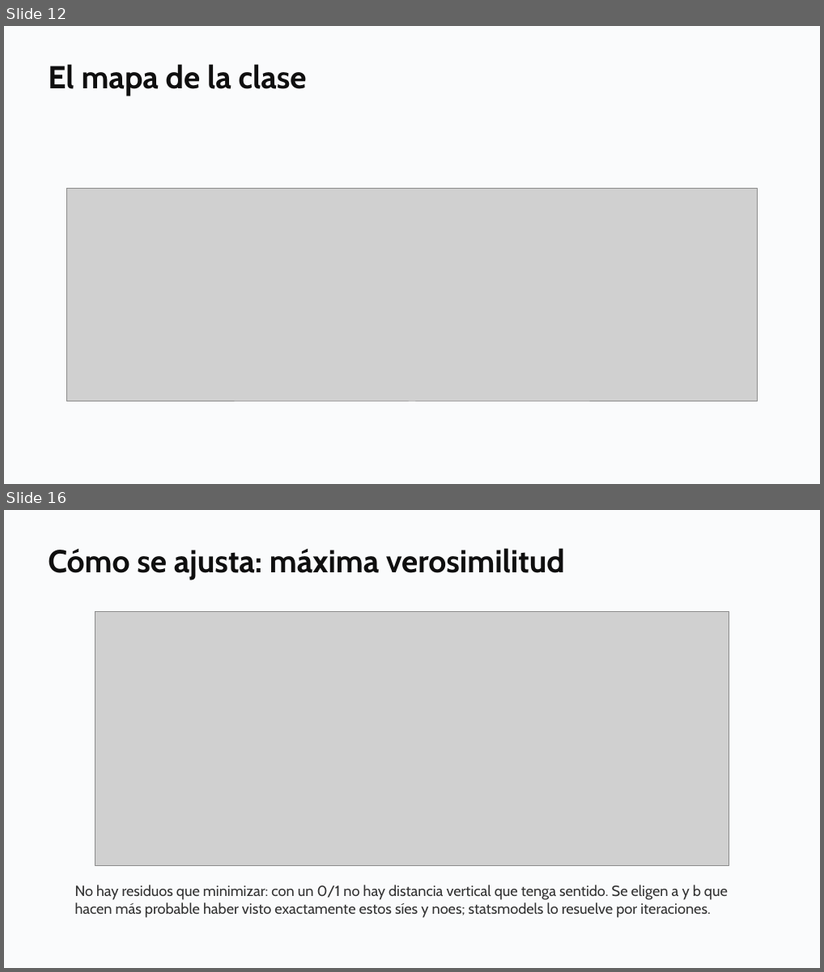
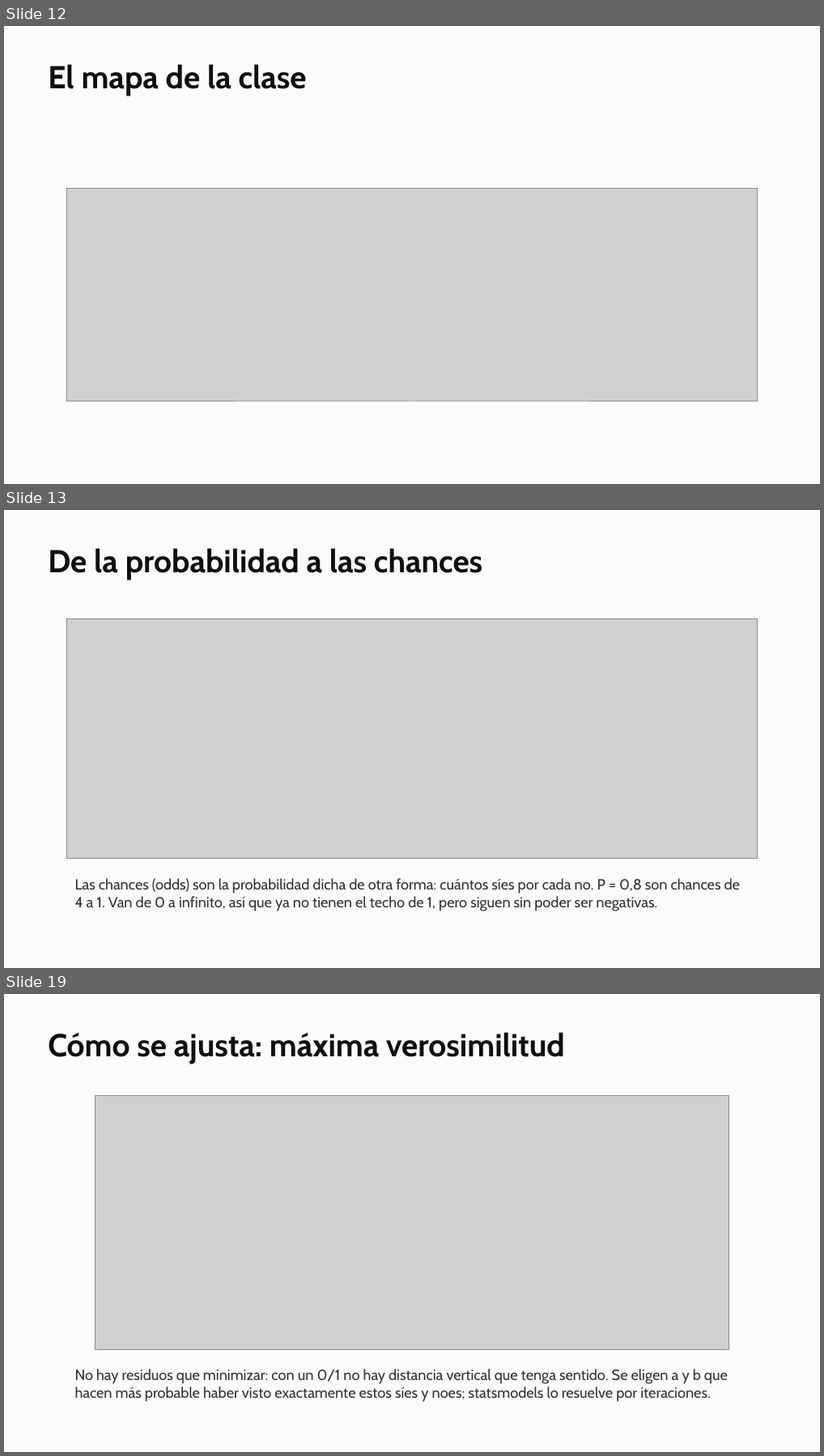
Before and after one commit to daniopitz/diplomado-cdd, a slide deck: presentaciones/clase06_regresion_logistica.pptx. Shown one above the other, each under a label of ours: slides 12 and 16 before the commit, slides 12, 13 and 19 after it; the slides between them are not shown. The pictures are 824x972 and 824x1456 pixels, drawn with LibreOffice and Linux fonts; fonts in the diff are those of the drawing; grey boxes stand for pictures. Boxes give left, top, right and bottom in pixels: in the first picture for what was removed or moved away, otherwise in the second. Text is boxed around its words. In the diff, an @@ line names an element or a change of style, - is before the commit and + after.

```diff
--- a/presentaciones/clase06_regresion_logistica.pptx
+++ b/presentaciones/clase06_regresion_logistica.pptx
@@ slide 13 added at <box>4,510,820,968</box>, background #FFFFFF @@
@@ rectangle added at <box>4,510,820,968</box>, fill #FAFBFC @@
@@ text added at <box>48,548,483,580</box>, 28 pt, text #0F0F0F, bold @@
+De la probabilidad a las chances
@@ picture added at <box>66,619,757,859</box> @@
@@ text added at <box>75,879,740,911</box>, 13 pt, text #333333 @@
+Las chances (odds) son la probabilidad dicha de otra forma: cuántos síes por cada no. P = 0,8 son chances de 4 a 1. Van de 0 a infinito, así que ya no tienen el techo de 1, pero siguen sin poder ser negativas.
@@ what was slide 16 is now slide 19 @@
```
Also in this commit, not shown: 2 slides changed, 2 other slides added, 5 other files.
